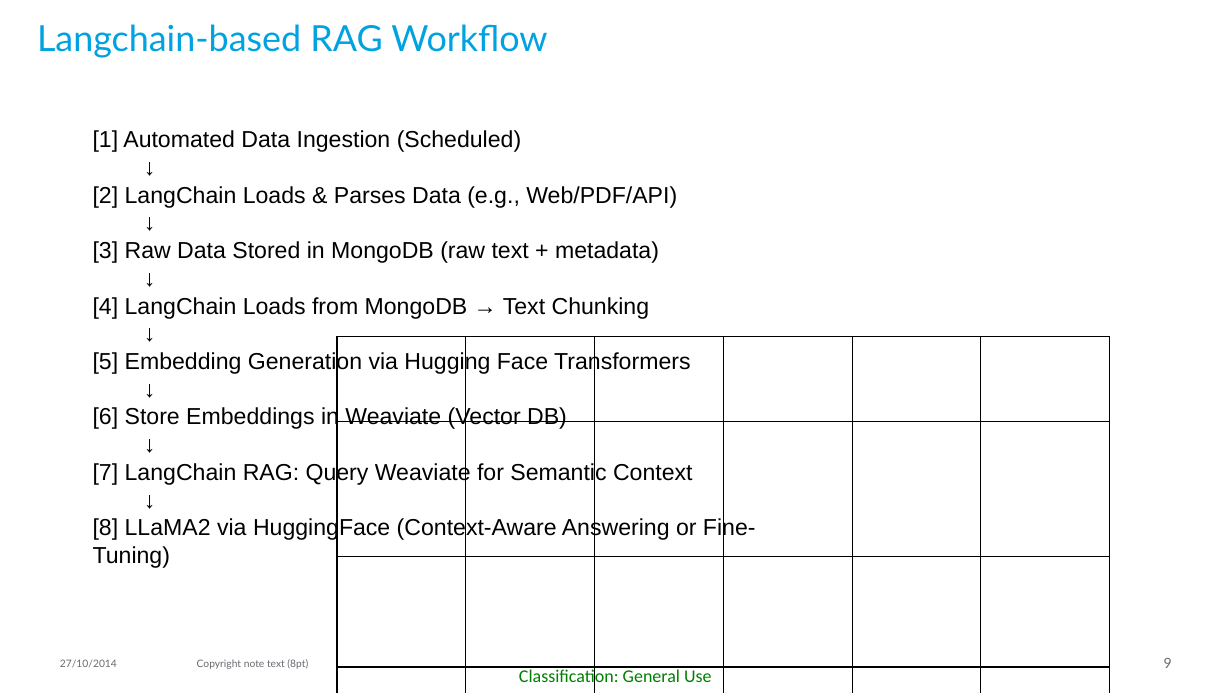
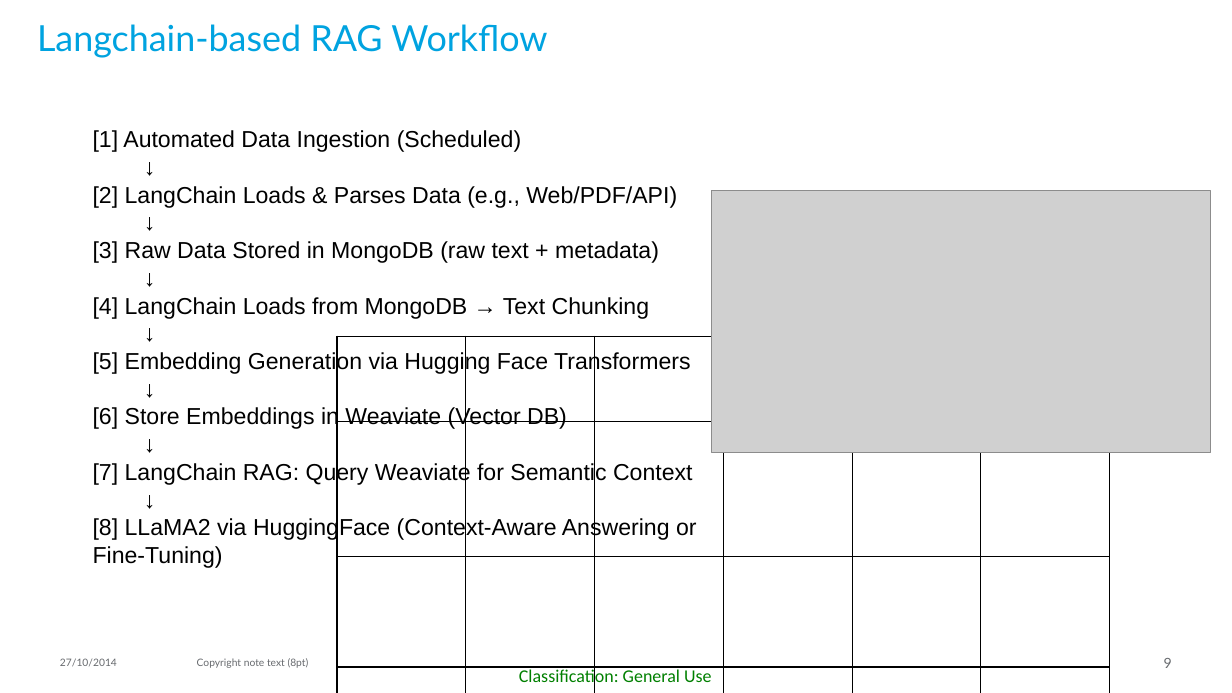
Before and after one commit to AlexWangVT/llm_battery_material_supply_chain, a slide deck: slide 9 of method_explore.pptx. Drawn at 1232x693 pixels with LibreOffice and Linux fonts; fonts in the diff are those of the drawing; grey boxes stand for pictures; background and template pictures are left out. Boxes give left, top, right and bottom in pixels: in the first picture for what was removed or moved away, otherwise in the second. Text is boxed around its words. In the diff, an @@ line names an element or a change of style, - is before the commit and + after.

```diff
--- a/method_explore.pptx
+++ b/method_explore.pptx
@@ text "[1] Automated Data Ingestion (Scheduled)" rewrapped from (x1=93, y1=130, x2=756, y2=568) to (x1=93, y1=130, x2=697, y2=568) @@
@@ picture added at (x1=712, y1=191, x2=1211, y2=453) @@
```
Also in this commit, not shown: 3 slides added, 1 slide removed, 4 other files.
